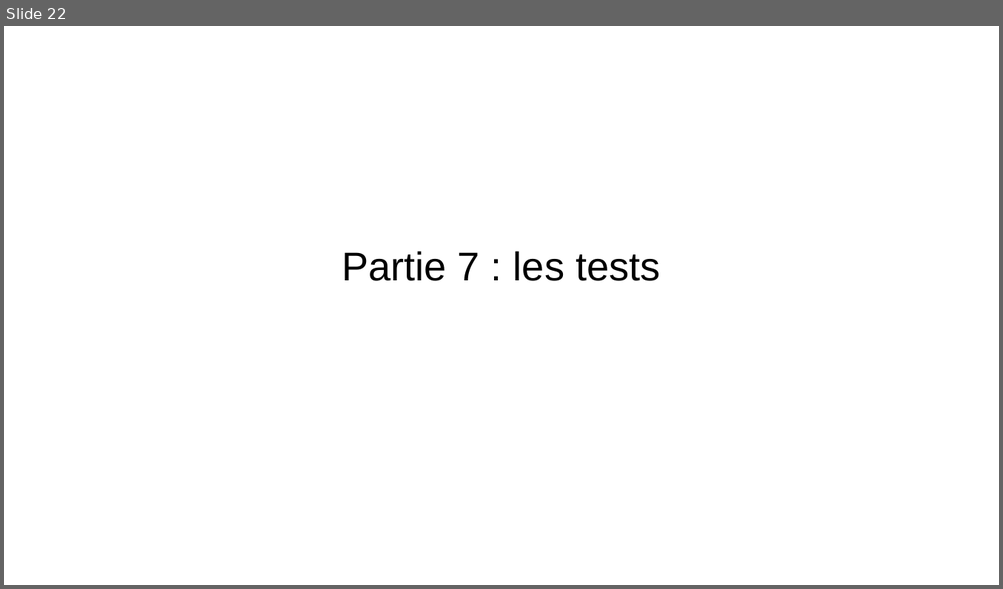
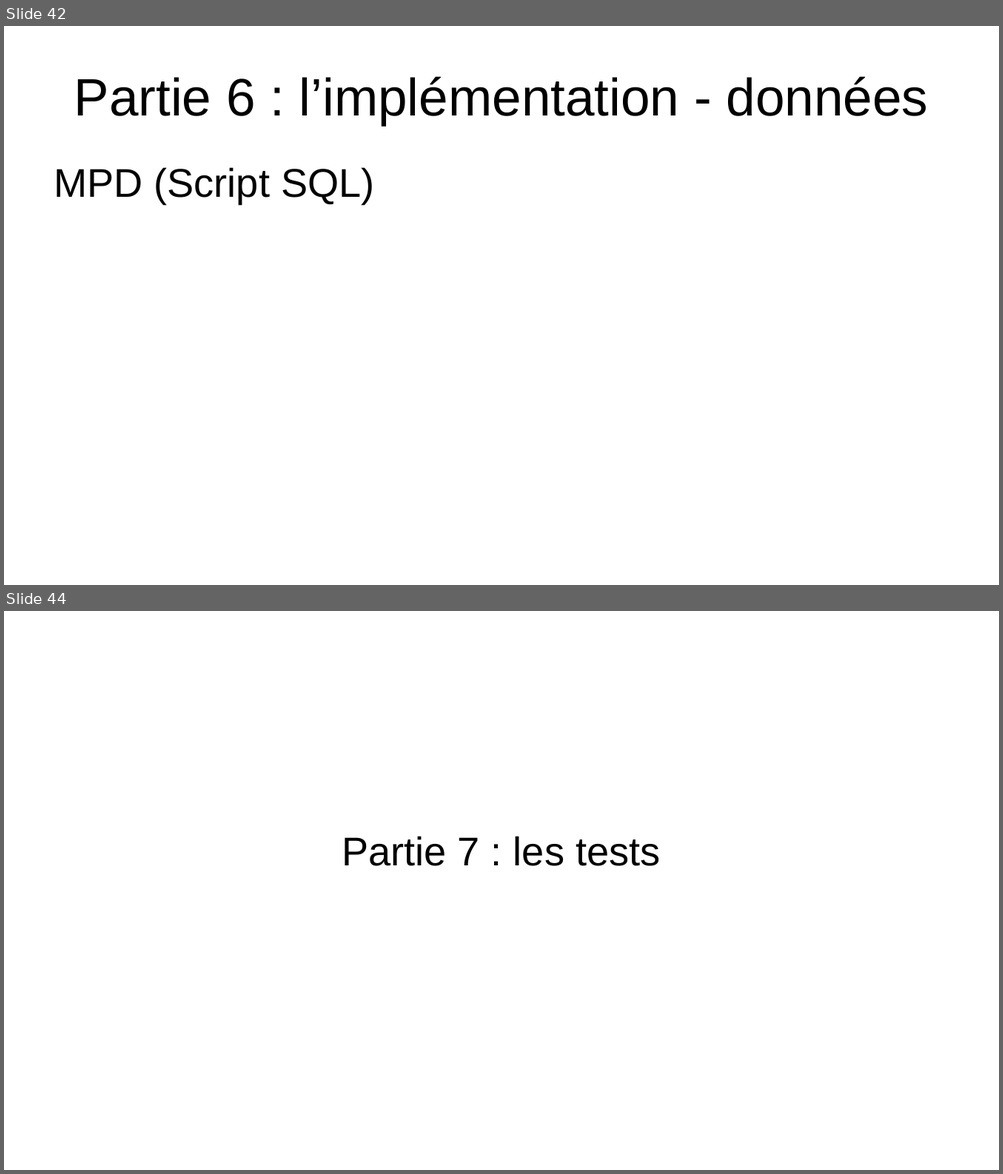
Before and after one commit to EmmaBroudic/Projet-Nooky, a slide deck: doc/Nooky.odp. Shown one above the other, each under a label of ours: slide 22 before the commit, slides 42 and 44 after it; the slides between them are not shown. The pictures are 1003x589 and 1003x1174 pixels, drawn with LibreOffice and Linux fonts; fonts in the diff are those of the drawing. Boxes give left, top, right and bottom in pixels: in the first picture for what was removed or moved away, otherwise in the second. Text is boxed around its words. In the diff, an @@ line names an element or a change of style, - is before the commit and + after.

```diff
--- a/doc/Nooky.odp
+++ b/doc/Nooky.odp
@@ slide 42 added at (4,26,999,585), background #FFFFFF @@
@@ title added at (74,76,928,125), 42 pt, text #000000 @@
+Partie 6 : l’implémentation - données
@@ text added at (54,167,374,204), 32 pt, text #000000 @@
+MPD (Script SQL)
@@ what was slide 22 is now slide 44 @@
```
Also in this commit, not shown: 2 slides changed, 28 other slides added, 8 other files.
